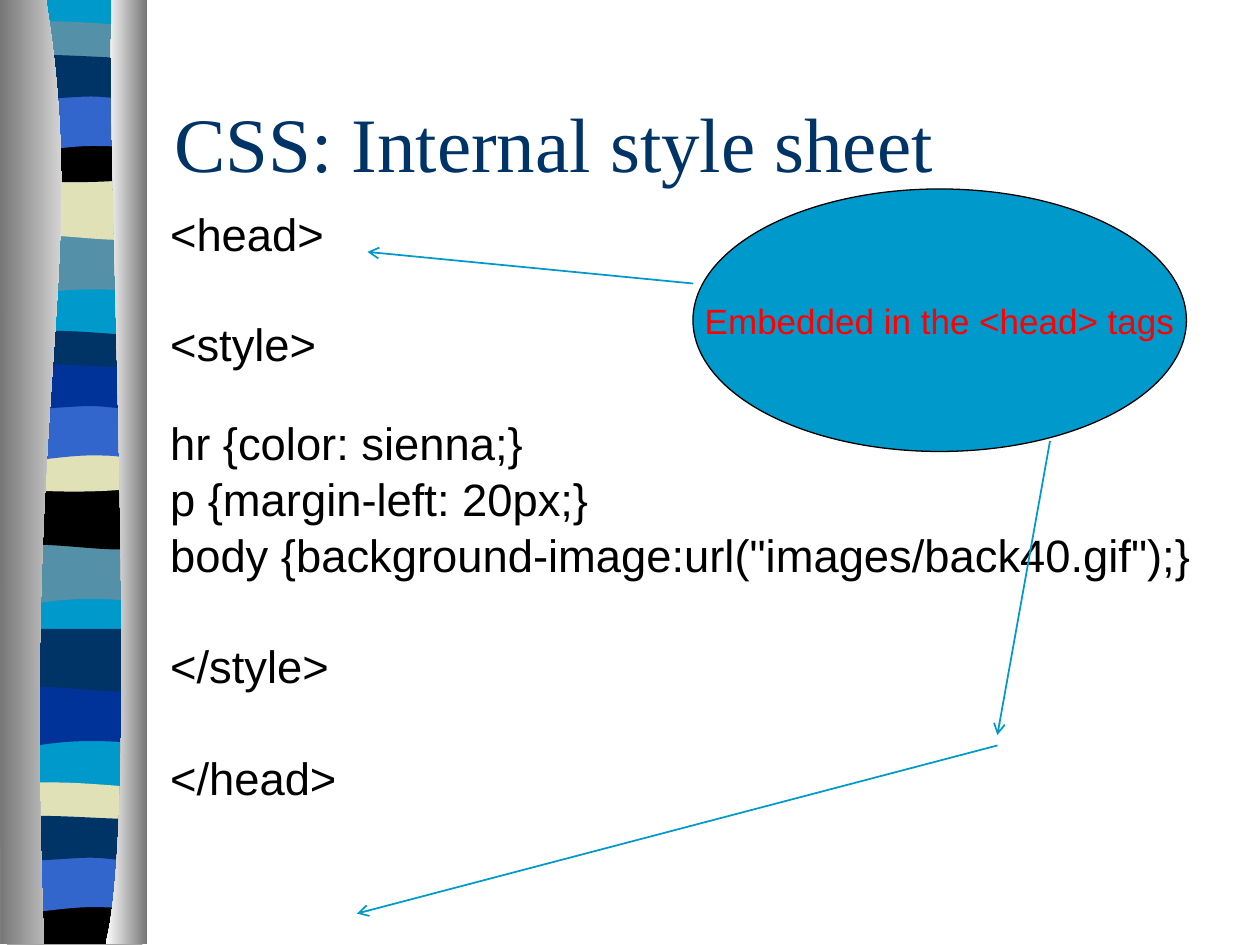
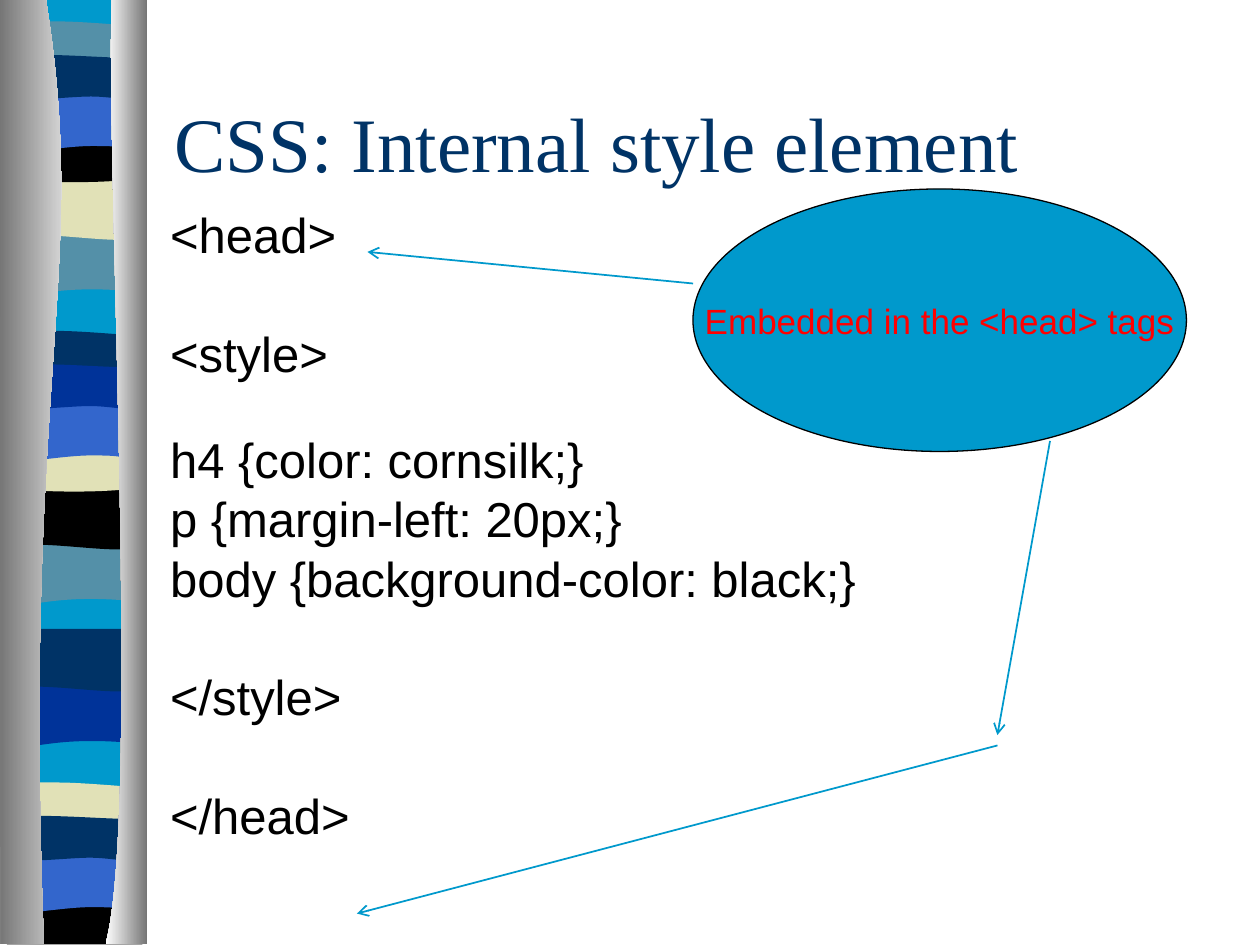
Before and after one commit to arhswebdesign/arhswebdesign.github.io, a slide deck: slide 12 of powerpoint/CSS_story.ppt (slide 14 before the commit). Drawn at 1260x945 pixels with LibreOffice and Linux fonts; fonts in the diff are those of the drawing. Boxes give left, top, right and bottom in pixels: in the first picture for what was removed or moved away, otherwise in the second. Text is boxed around its words. In the diff, an @@ line names an element or a change of style, - is before the commit and + after.

```diff
--- a/powerpoint/CSS_story.ppt
+++ b/powerpoint/CSS_story.ppt
@@ title at box(174, 118, 1018, 187): text changed @@
-CSS: Internal style sheet
+CSS: Internal style element
@@ text at box(170, 217, 622, 835): size 25.9 to 28 pt in "<head>", "<style>", "p {margin-left: 20px;}", "</style>" and 1 more places @@
@@ text at box(170, 442, 584, 488): text changed; size 25.9 to 28 pt @@
-hr {color: sienna;}
+h4 {color: cornsilk;}
@@ text at box(170, 561, 855, 607): text changed; size 25.9 to 28 pt @@
-body {background-image:url("images/back40.gif");}
+body {background-color: black;}
```
Also in this commit, not shown: 7 other slides changed.
